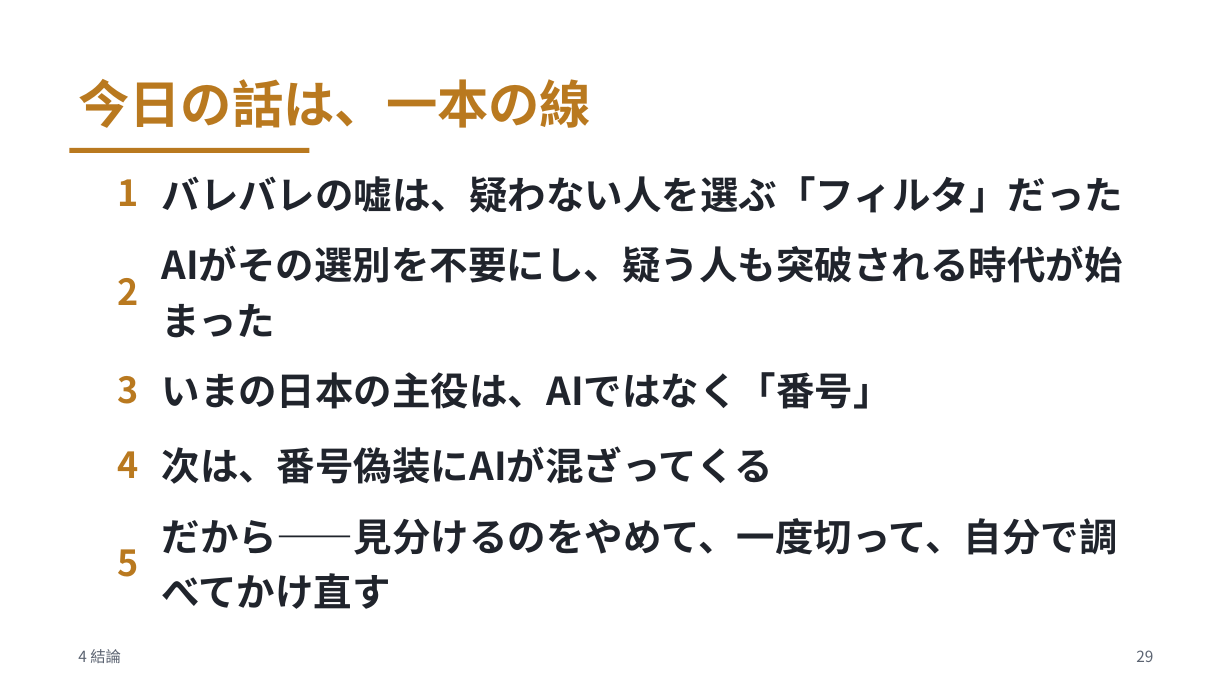
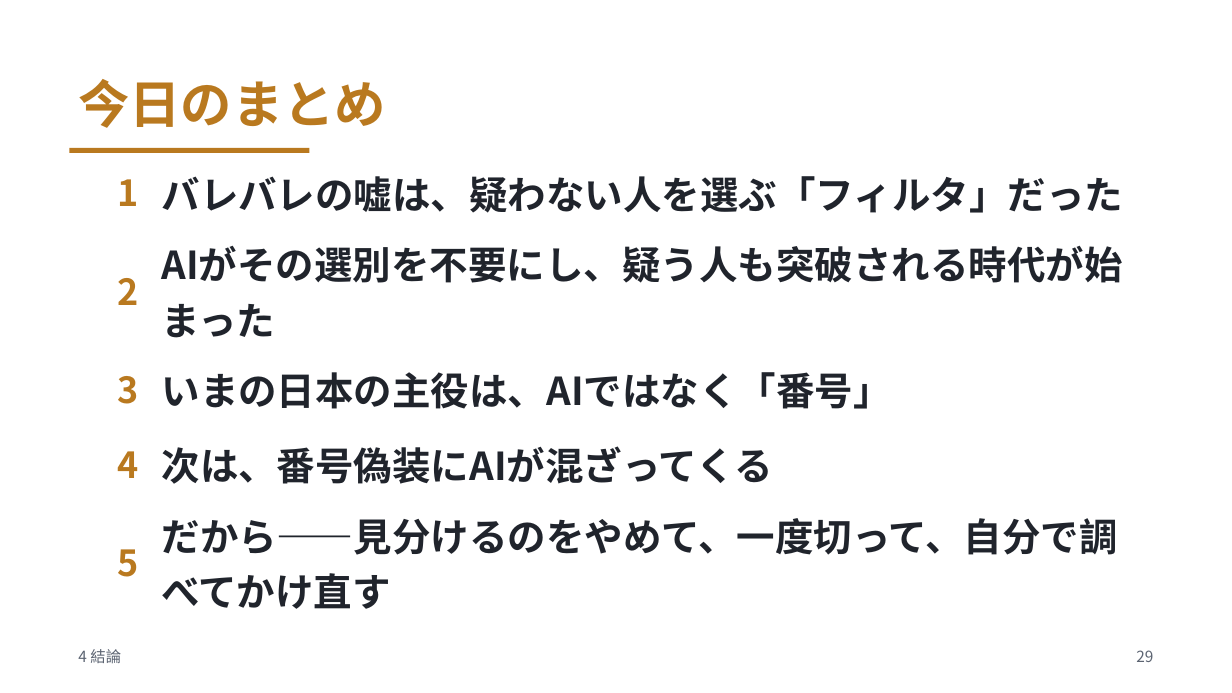
Before and after one commit to meitekku/deepfake-talk-v2, a slide deck: slide 29 of slides/deepfake-talk.pptx. Drawn at 1232x693 pixels with LibreOffice and Linux fonts; fonts in the diff are those of the drawing. Boxes give left, top, right and bottom in pixels: in the first picture for what was removed or moved away, otherwise in the second. Text is boxed around its words. In the diff, an @@ line names an element or a change of style, - is before the commit and + after.

```diff
--- a/slides/deepfake-talk.pptx
+++ b/slides/deepfake-talk.pptx
@@ text at bbox=[78, 79, 386, 128]: text changed @@
-今日の話は、一本の線
+今日のまとめ
```
Also in this commit, not shown: 6 other slides changed, 9 other files.
